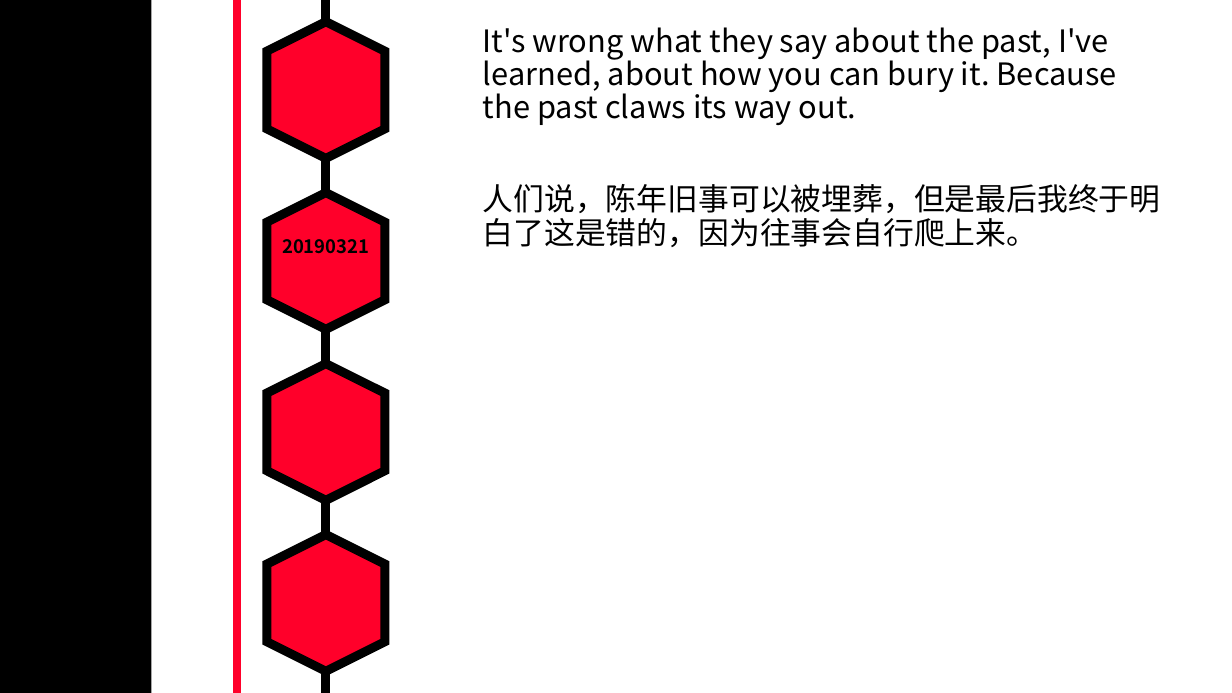
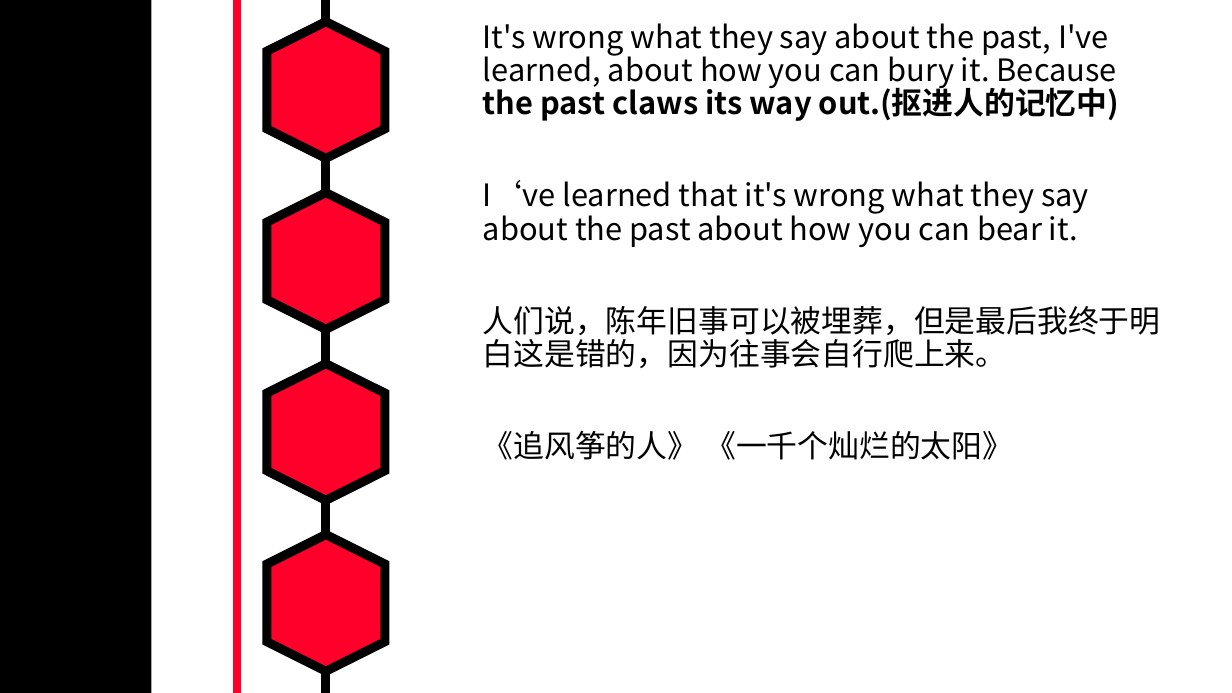
Before and after one commit to MarkShen1992/PPT-template, a slide deck: slide 15 of morning reading/iridescent english sentenses.pptx. Drawn at 1232x693 pixels with LibreOffice and Linux fonts; fonts in the diff are those of the drawing. Boxes give left, top, right and bottom in pixels: in the first picture for what was removed or moved away, otherwise in the second. Text is boxed around its words. In the diff, an @@ line names an element or a change of style, - is before the commit and + after.

Commit message:
add classic sentence.

```diff
--- a/morning reading/iridescent english sentenses.pptx
+++ b/morning reading/iridescent english sentenses.pptx
@@ text at bbox=[483, 23, 1161, 460]: text changed @@
-It's wrong what they say about the past, I've learned, about how you can bury it. Because the past claws its way out.
-人们说，陈年旧事可以被埋葬，但是最后我终于明白了这是错的，因为往事会自行爬上来。
+It's wrong what they say about the past, I've learned, about how you can bury it. Because the past claws its way out.(抠进人的记忆中)
+I‘ve learned that it's wrong what they say about the past about how you can bear it.
+人们说，陈年旧事可以被埋葬，但是最后我终于明白这是错的，因为往事会自行爬上来。
+《追风筝的人》 《一千个灿烂的太阳》
@@ text removed at bbox=[282, 239, 369, 254] @@
-20190321
```
